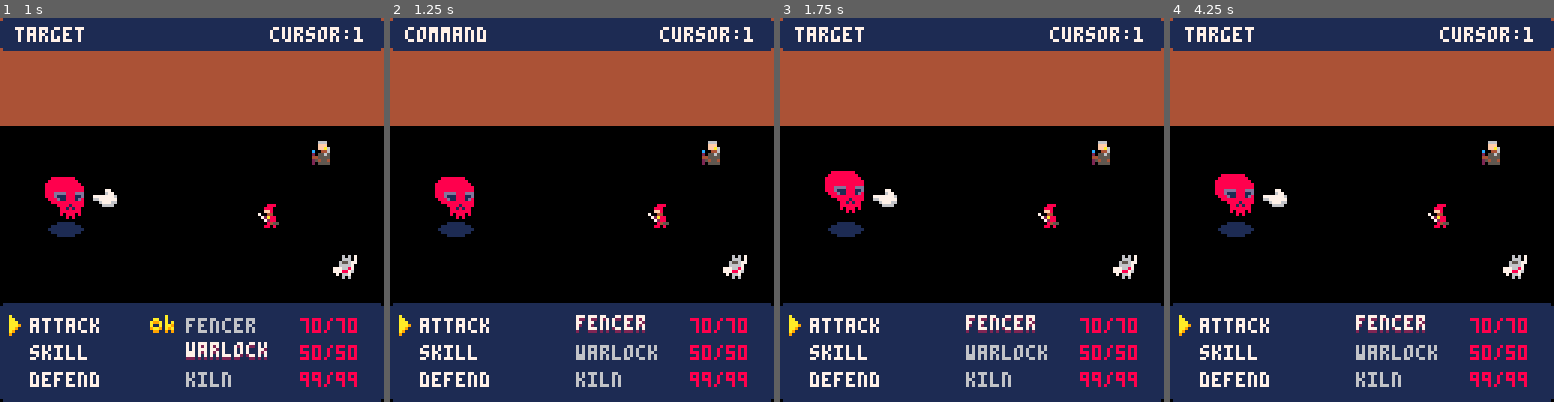
Above: before the commit, frames 1-4 (left to right).
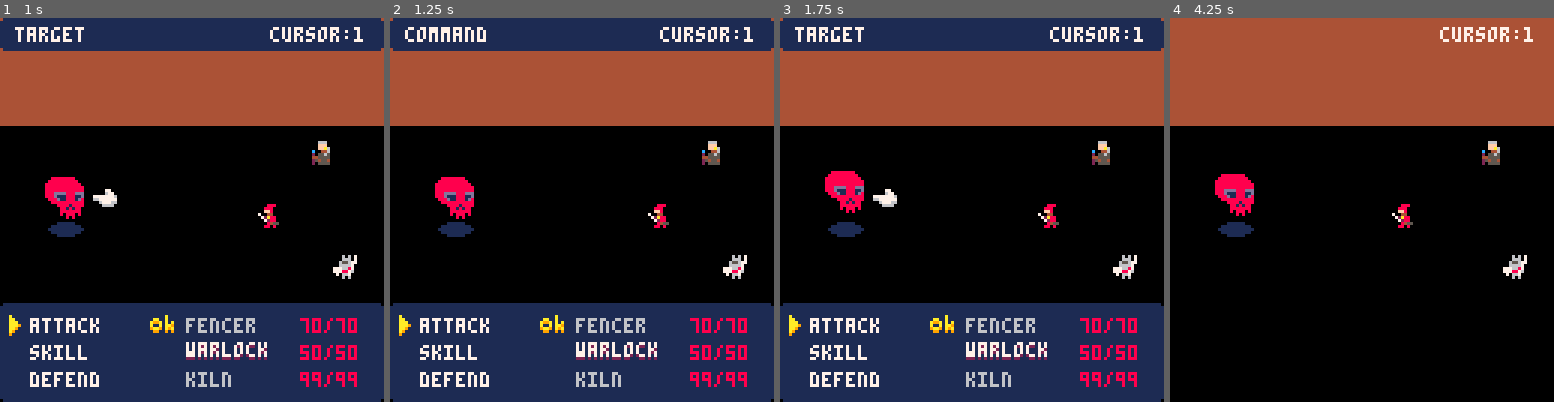
Above: after the commit, the same moments.

Repository: DevonOrxi/pico-rpg
Game: PICO-8 cartridge rpg.p8
Two runs of this game, one before a commit and one after it. Both use one fixed random seed, a clock stepped at 60 frames per second and the inputs below.
Inputs:
- Up to frame 1 (1 s): tap X (X key) at 0.33 s; tap O (Z key) at 0.7 s
- Up to frame 2 (1.25 s): tap X (X key) at 1.07 s
- Up to frame 3 (1.75 s): tap O (Z key) at 1.7 s
- Up to frame 4 (4.25 s): tap X (X key) at 1.85, 2.97, 4.08 s; tap O (Z key) every 0.4 s from 2.1 to 4.1 s; hold Up 2.15-2.42 s; hold Down 3.63-3.97 s

Frame 1 is identical in both runs. In frame 2, 1.3% of the frame differs, in the area x 39-70%, y 77-90%; in frame 3, 1.3%; in frame 4, 34%, in the area x 0-100%, y 0-100%.

Commit message:
Bugfix para menu button cancel

Diff:
--- a/rpg.p8
+++ b/rpg.p8
@@ -556,17 +556,18 @@
 function handle_cancel()
 	if not btnp(5) then return false end
 
-	-- siempre descartamos lo parcial del PJ actual
+	-- si el PJ actual ya tenia inputs (ej: comando elegido, en target),
+	-- solo descartamos su orden parcial y volvemos a su menu command
+	local had_partial = current_order and #current_order.inputs > 0
 	current_order = nil
 
-	-- si hay un pj anterior ya confirmado, volvemos a ese PJ
-	if #nav_order_stack > 0 then
-		-- "cancelar todo su stack desde el comienzo":
-		-- sacamos su orden del stack (queda sin confirmar) y volvemos al menれむ command
+	-- si no habia parcial y hay un pj anterior ya confirmado, volvemos a ese PJ:
+	-- sacamos su orden del stack (queda sin confirmar) y volvemos al menu command
+	if not had_partial and #nav_order_stack > 0 then
 		del(nav_order_stack, nav_order_stack[#nav_order_stack])
 	end
 
-	-- UI base para el PJ actual (que ahora es el anterior, o el mismo si no habれとa)
+	-- UI base para el PJ actual (que ahora es el anterior, o el mismo si no habia)
 	nav_table_pointer = "command"
 	nav_cursor_ix = 1
 	return true
